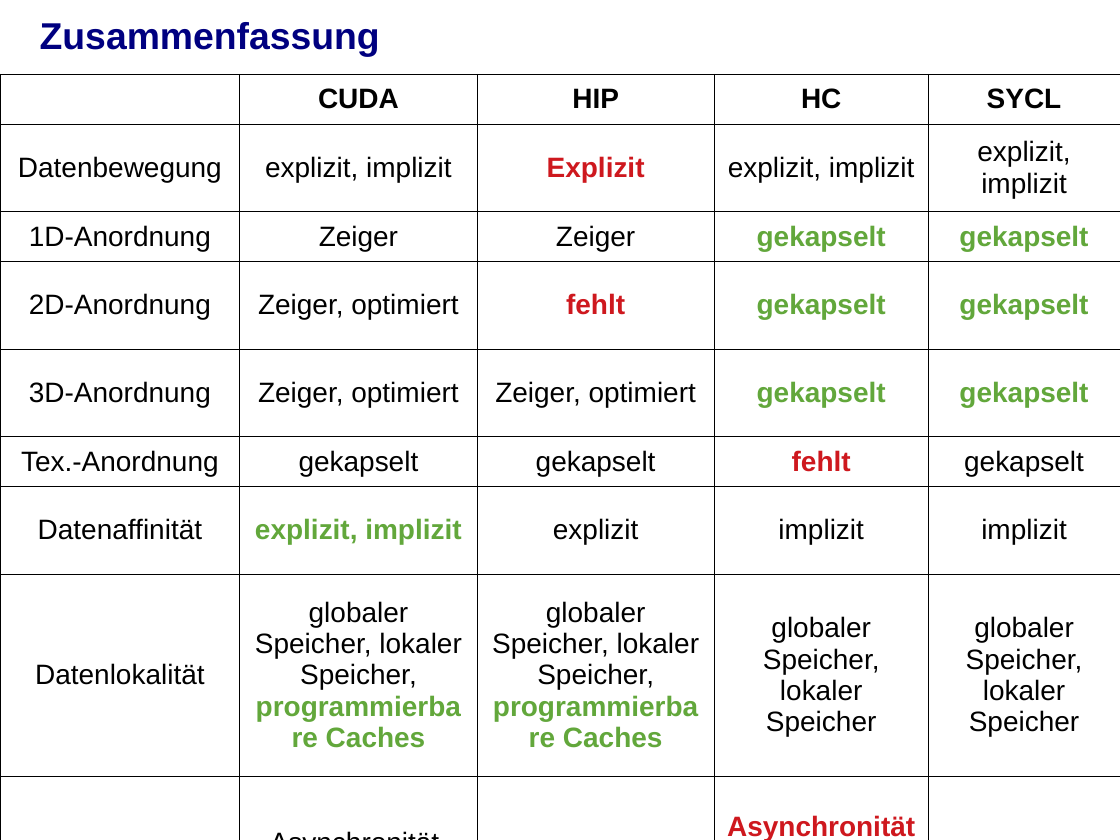
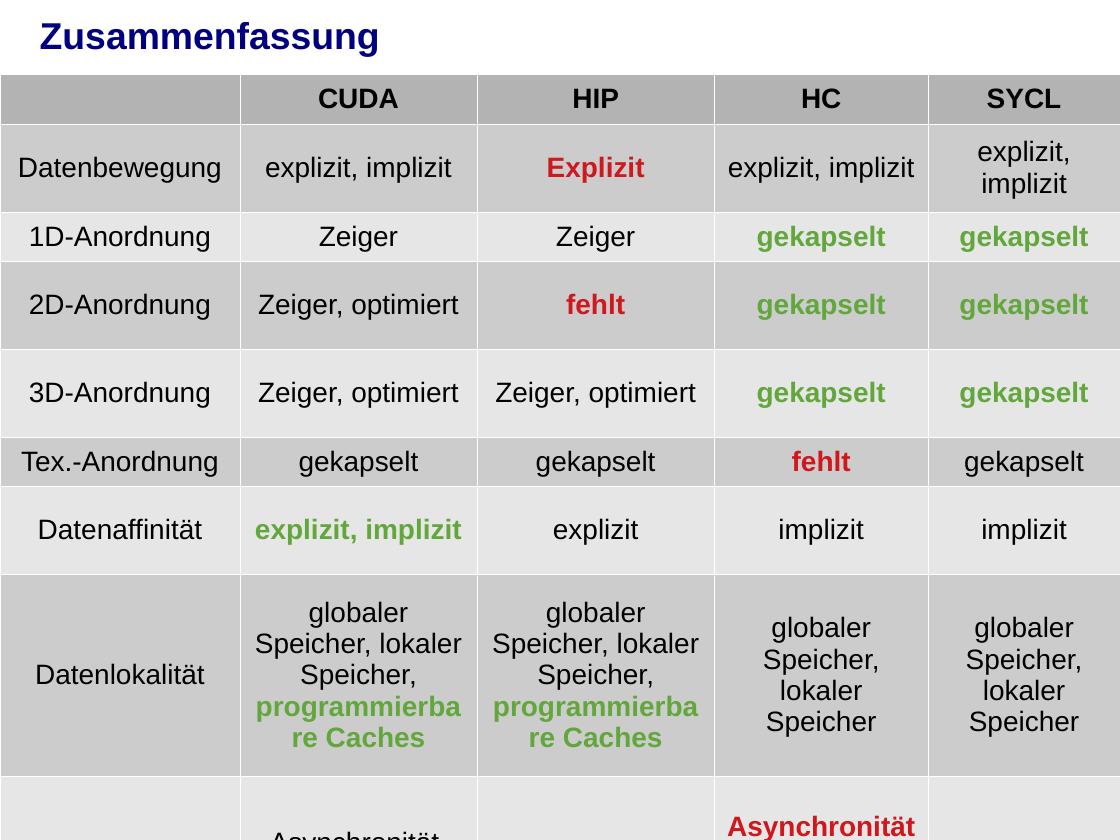
Before and after one commit to j-stephan/fpg, a slide deck: slide 31 of presentation/presentation.odp. Drawn at 1120x840 pixels with LibreOffice and Linux fonts; fonts in the diff are those of the drawing; background and template pictures are left out. Boxes give left, top, right and bottom in pixels: in the first picture for what was removed or moved away, otherwise in the second. Text is boxed around its words. In the diff, an @@ line names an element or a change of style, - is before the commit and + after.

```diff
--- a/presentation/presentation.odp
+++ b/presentation/presentation.odp
@@ table at box(0, 74, 1120, 840) @@
@@ fill none to #B3B3B3 in 4 cells @@
@@ fill none to #CCCCCC in 20 cells @@
@@ fill none to #E6E6E6 in 20 cells @@
@@ borders changed @@
```
Also in this commit, not shown: 1 other slide changed, 1 slide added, 1 other file.
